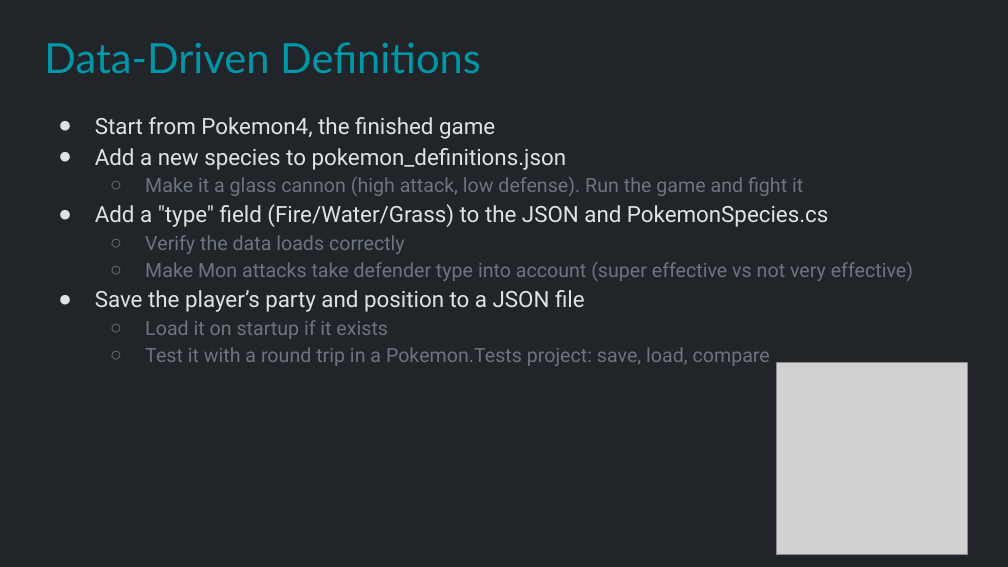
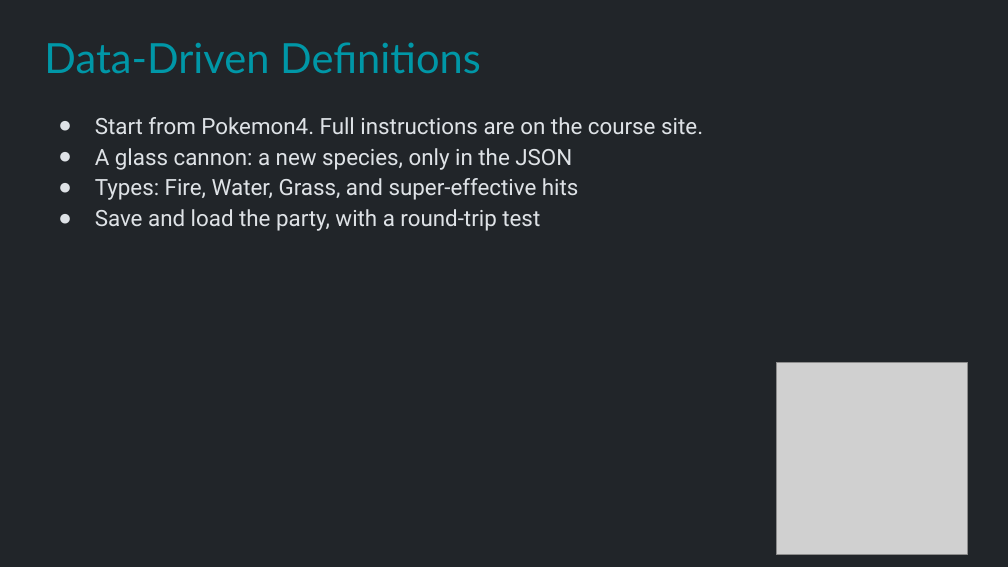
Before and after one commit to Metamate/gar, a slide deck: slide 22 of slides/10 Pokemon.pptx (slide 21 before the commit). Drawn at 1008x567 pixels with LibreOffice and Linux fonts; fonts in the diff are those of the drawing; grey boxes stand for pictures. Boxes give left, top, right and bottom in pixels: in the first picture for what was removed or moved away, otherwise in the second. Text is boxed around its words. In the diff, an @@ line names an element or a change of style, - is before the commit and + after.

```diff
--- a/slides/10 Pokemon.pptx
+++ b/slides/10 Pokemon.pptx
@@ text at (95, 117, 703, 231): text changed; size 14 to 16 pt; text colour #6C757D to #DEE2E6 @@
-● Start from Pokemon4, the finished game
-● Add a new species to pokemon_definitions.json
-  ○ Make it a glass cannon (high attack, low defense). Run the game and fight it
-● Add a "type" field (Fire/Water/Grass) to the JSON and PokemonSpecies.cs
-  ○ Verify the data loads correctly
-  ○ Make Mon attacks take defender type into account (super effective vs not very effective)
-● Save the player’s party and position to a JSON file
-  ○ Load it on startup if it exists
-  ○ Test it with a round trip in a Pokemon.Tests project: save, load, compare
+● Start from Pokemon4. Full instructions are on the course site.
+● A glass cannon: a new species, only in the JSON
+● Types: Fire, Water, Grass, and super-effective hits
+● Save and load the party, with a round-trip test
```
Also in this commit, not shown: 6 other slides changed, 8 slides added, 6 slides removed, 1 other file.
